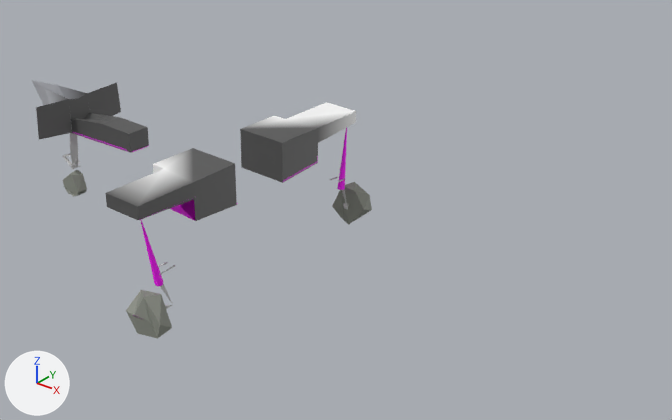
The glTF model public/models/ef.gear.glb, before and after one commit.
One viewpoint serves both versions: a camera (50 mm lens) standing at (17.7, -8.41, 4.59) and looking at (10.52, 0.56, -0.97). Arrows for +X, +Y and +Z are at lower left; the lights stay in place. The first picture is the older version.

Names of what the first picture shows: 'gear'.
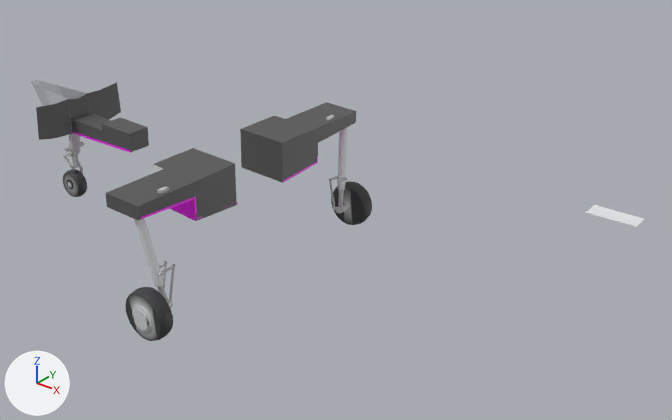
What differs and where, as boxes (x1, y1, x2, y2) in the pictures (672 x 420 px):
'gear', reshaped (80% wider): before (32, 80, 372, 339); after (31, 80, 644, 341)
part 1 of me_mesh_0, added: after (66, 179, 74, 189)
part 2 of me_mesh_0, added: after (163, 261, 167, 289)
part 3 of me_mesh_0, built on: before (134, 179, 345, 338); after (125, 115, 372, 341)
part 4 of me_mesh_0, built on: before (63, 154, 80, 164); after (31, 80, 149, 197)
part 5 of me_mesh_0, added: after (585, 205, 644, 227)
part 6 of me_mesh_0, recoloured: (49, 87, 356, 207) in both

Patch to the scene script:
```diff
--- a/public/models/ef.gear.glb.py
+++ b/public/models/ef.gear.glb.py
@@ me_mesh_0 @@
 # used by ob_gear; location = (0.0, 0.0, 0.0)
-me_mesh_0.from_pydata(...)  # 395 vertices, 780 faces; spans x 4.53..9.94, y -2.23..2.23, z -2.02..-0.16
+me_mesh_0.from_pydata(...)  # 4353 vertices, 8882 faces; spans x 4.53..14.86, y -2.23..2.23, z -2.05..0.41
+# me_mesh_0 part 1: a new loose piece of 149 vertices spanning x 5.28..5.46, y -0.12..-0.1, z -1.89..-1.72, in mat_defaultmaterial
+# me_mesh_0 part 2: a new loose piece of 31 vertices spanning x 9.5..9.54, y -1.78..-1.64, z -1.69..-1.16, in mat_defaultmaterial
+# me_mesh_0 part 3: 12 vertices moved within x 9.55..9.78, y -2.21..1.86, z -1.7..-1.15; 2060 vertices added at x 8.84..9.97, y -2.23..2.23, z -2.05..-0.13
+# me_mesh_0 part 4: 7 vertices moved within x 5.25..5.42, y -0.08..0.1, z -1.48..-1.32; 1663 vertices added at x 4.6..7.16, y -0.63..0.77, z -2.05..-0.19
+# me_mesh_0 part 5: 7 vertices added at x 14.32..14.86, y -0.11..0.11, z 0.4..0.41
+# me_mesh_0 part 6: 115 kept faces spanning x 5.07..9.66, y -2.12..2.12, z -2.02..-0.16 get new vertex colours
+# other edits to the shape of me_mesh_0 do not show in these pictures
 me_mesh_0.materials.append(mat_defaultmaterial)
```
